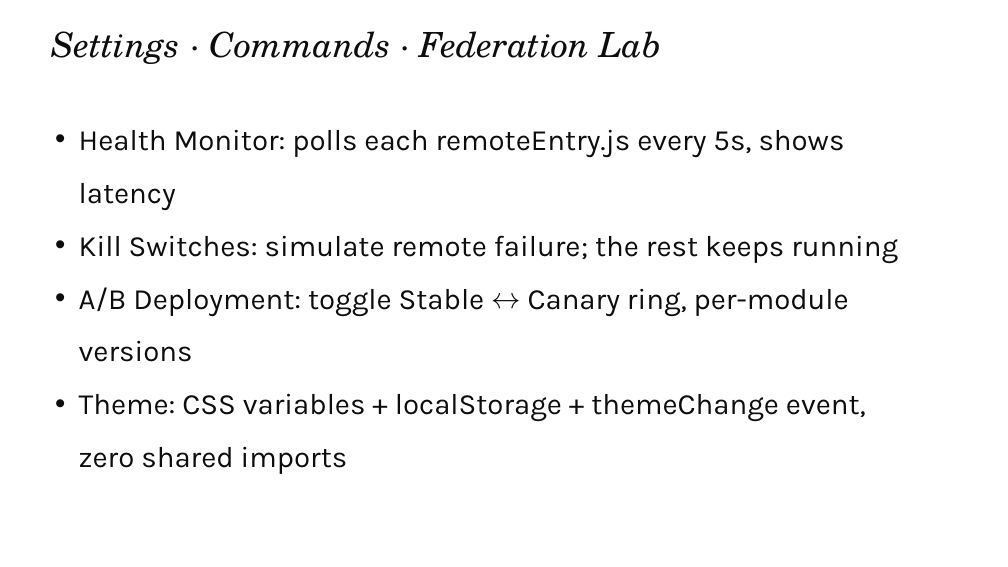
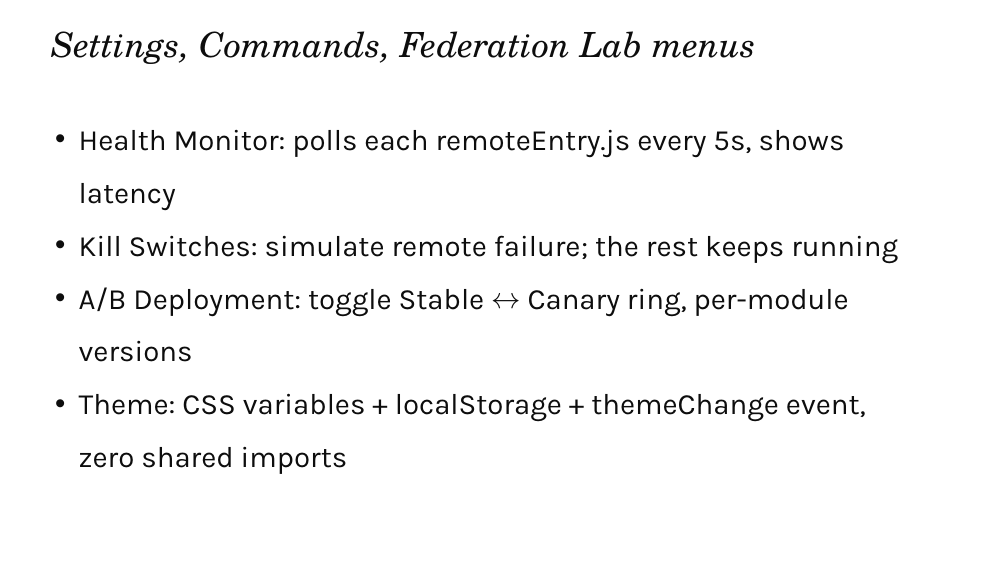
Before and after one commit to devlinduldulao/module-federation-demo, a slide deck: slide 25 of presentation/module-federation.pptx (slide 22 before the commit). Drawn at 1008x567 pixels with LibreOffice and Linux fonts; fonts in the diff are those of the drawing. Boxes give left, top, right and bottom in pixels: in the first picture for what was removed or moved away, otherwise in the second. Text is boxed around its words. In the diff, an @@ line names an element or a change of style, - is before the commit and + after.

```diff
--- a/presentation/module-federation.pptx
+++ b/presentation/module-federation.pptx
@@ text at (51,31,756,64): text changed @@
-Settings · Commands · Federation Lab
+Settings, Commands, Federation Lab menus
```
Also in this commit, not shown: 2 other slides changed, 7 slides added, 1 other file.
